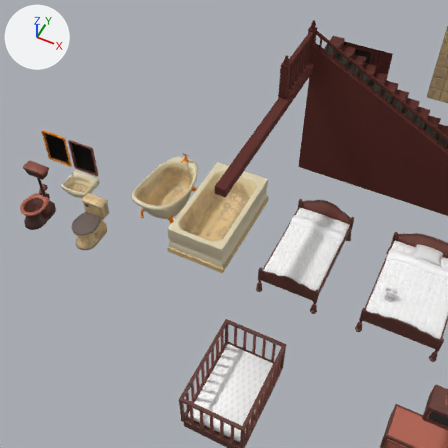
One commit to the FBX model Assets/Models/Builds_Models/Build01.fbx: the scene before it, then after it.
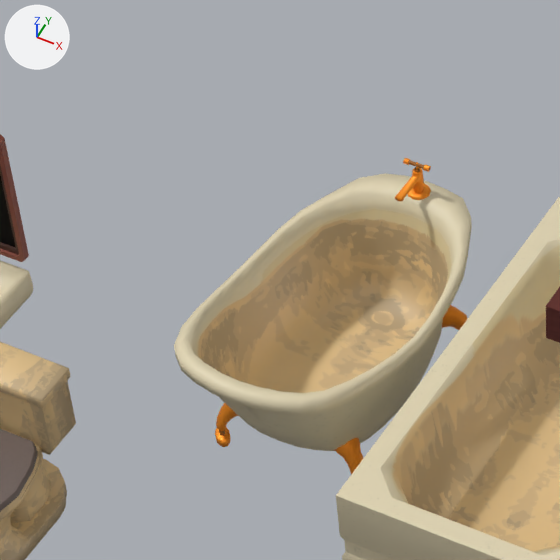
There are two pictures of each version: one from a 50 mm camera at (-6.13, -14.62, 15.02) aimed at (-12.22, -2.44, -0.2), one close up on the part from 21% to 49% of the width and 26% to 54% of the height. Every picture has the same lights, and +X, +Y and +Z are marked at upper left. The last two pictures show the newer version. Where no turn or scale is listed for an object, it has been applied to the vertices.

Objects in the first close-up: 'Bath', 'Bath2', 'Mirror_01', 'Toilet_Close', 'Washbasin', 'toilet_01' and 4 more.
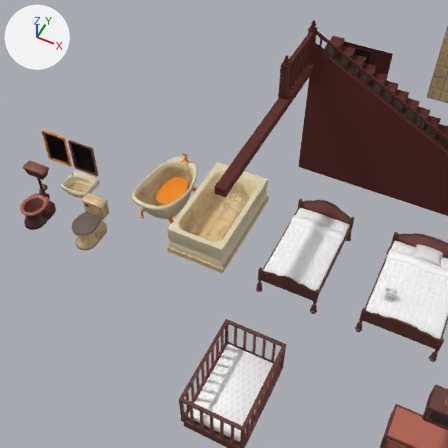
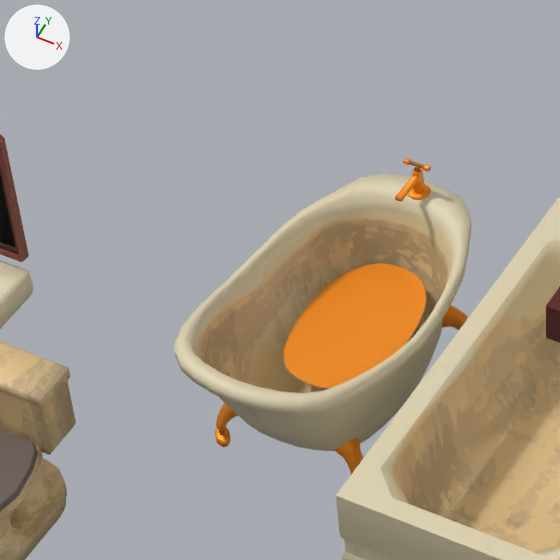
Edits to the bpy script that builds the scene:
```text
Add me_circle_077:
    me_circle_077.from_pydata(...)  # 32 vertices, 30 faces; spans x -0.421..0.421, y -1.053..0.303, z -0.001
    me_circle_077.materials.append(mat_gold)  # orange #ff9922
Add ob_bathwater:
    ob_bathwater = bpy.data.objects.new('BathWater', me_circle_077)
    ob_bathwater.location = (-14.11, -2.097, 0.529)
```

Boxes [x1, y1, x2, y2] around the edits, measured in the close-ups (560 x 560 px):
'BathWater', added (orange)
    after: [284, 263, 426, 389]
